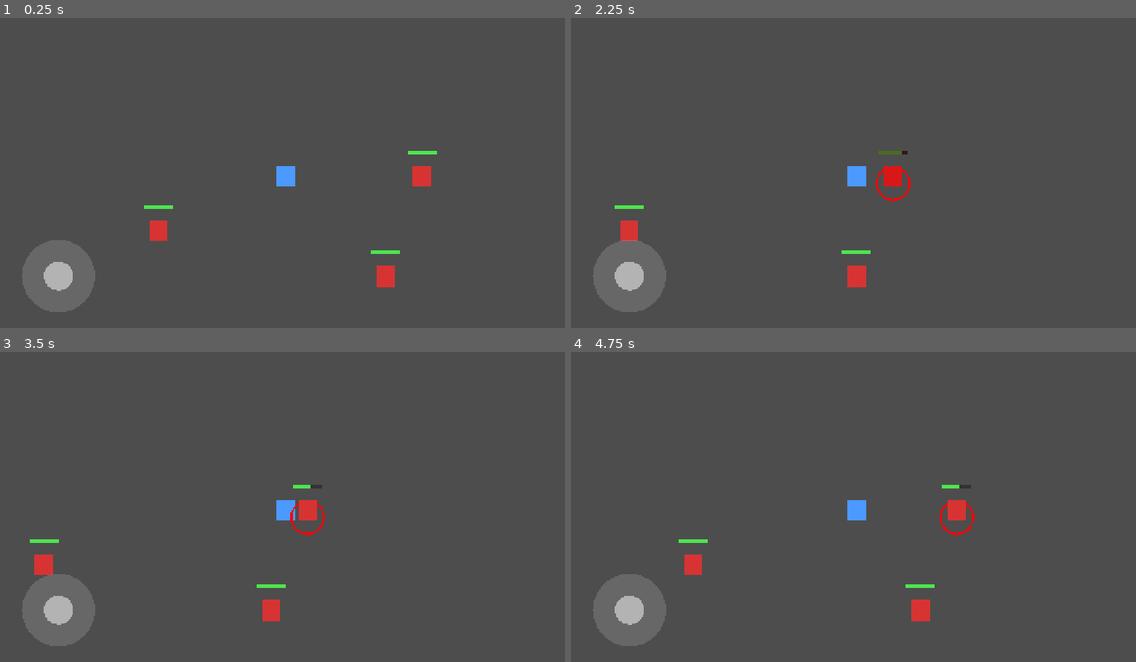
Above: before the commit, frames 1-4 (two rows, left to right).
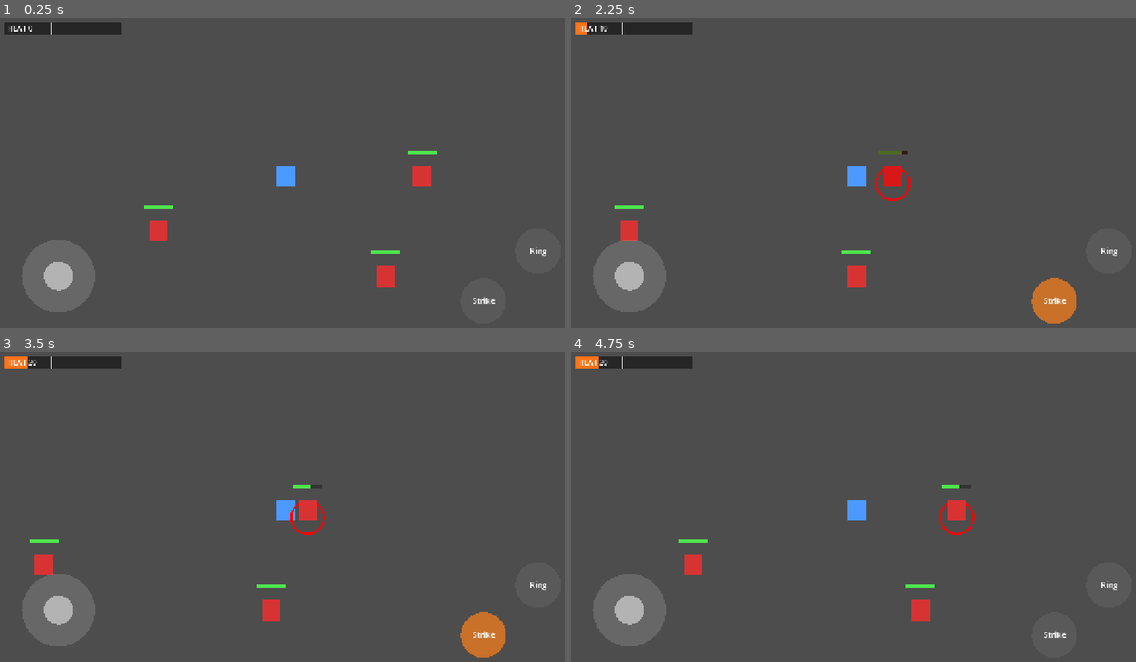
Above: after the commit, the same moments.

Repository: heytylo-png/star-patrol
Game: Godot game, scene res://scenes/main.tscn
Two runs of this game, one before a commit and one after it. Both use one fixed random seed, a clock stepped at 60 frames per second and the inputs below.
Inputs (mouse positions are in pixels of both pictures, inside the frame that each line leads up to):
- Up to frame 1 (0.25 s): no input
- Up to frame 2 (2.25 s): tap Enter at 0.5 s; move the mouse to (983, 160) at 0.52 s; hold D (move_right) 0.53-1.25 s; click (983, 160) at 0.67 s; drag from (740, 191) to (825, 241) at 1.27 s; tap Space at 2 s; move the mouse to (915, 104) at 2.02 s; hold D (move_right) from 2.03 s (still down); click (915, 104) at 2.17 s
- Up to frame 3 (3.5 s): release D (move_right) at 2.75 s; tap Enter at 2.75 s; drag from (254, 575) to (113, 460) at 2.77 s
- Up to frame 4 (4.75 s): tap Space at 3.5 s; move the mouse to (1028, 559) at 3.52 s; hold A (move_left) 3.53-4.25 s; click (1028, 559) at 3.67 s; tap 1 (skill_1, bound only after the commit) at 4.15 s; drag from (684, 460) to (768, 429) at 4.27 s

The runs differ from the first frame. In frame 1, 0.9% of the frame differs, in the area x 0-97%, y 1-93%; in frame 2, 1.8%; in frame 3, 1.8%, in the area x 0-97%, y 1-99%; in frame 4, 0.9%.

Commit message:
Add Flame Warden: Heat gauge, Flame Strike and Ember Ring
- FlameWarden extends Player; Player gains skill hooks for future classes
- Heat builds from attacks, cools after 3 s out of combat
- Flame Strike: 25 damage on target, +25 Heat, 4 s cooldown
- Ember Ring: 20 damage to enemies within 70 px, costs 40 Heat, 6 s cooldown
- HeatBar and SkillButton UI; keys 1 and 2 on a computer
- Enemy ignores damage once it is already dying

Co-Authored-By: Claude Opus 5.5 <noreply@anthropic.com>
Claude-Session: https://claude.ai/code/session_019ZoxFiAo42TsUSjR1Jd1ko

Diff:
--- a/scenes/main.tscn
+++ b/scenes/main.tscn
@@ -1,9 +1,11 @@
-[gd_scene load_steps=6 format=3]
+[gd_scene load_steps=8 format=3]
 
 [ext_resource type="Script" path="res://scripts/main.gd" id="1_main"]
-[ext_resource type="Script" path="res://scripts/player.gd" id="2_player"]
 [ext_resource type="Script" path="res://scripts/enemy.gd" id="3_enemy"]
 [ext_resource type="Script" path="res://scripts/virtual_joystick.gd" id="4_joystick"]
+[ext_resource type="Script" path="res://scripts/flame_warden.gd" id="5_warden"]
+[ext_resource type="Script" path="res://scripts/heat_bar.gd" id="6_heat"]
+[ext_resource type="Script" path="res://scripts/skill_button.gd" id="7_skill"]
 
 [sub_resource type="CircleShape2D" id="CircleShape2D_body"]
 radius = 12.0
@@ -14,7 +16,7 @@
 
 [node name="Player" type="CharacterBody2D" parent="." node_paths=PackedStringArray("joystick")]
 motion_mode = 1
-script = ExtResource("2_player")
+script = ExtResource("5_warden")
 joystick = NodePath("../UI/Joystick")
 
 [node name="Body" type="Polygon2D" parent="Player"]
@@ -76,3 +78,48 @@
 offset_bottom = -20.0
 grow_vertical = 0
 script = ExtResource("4_joystick")
+
+[node name="HeatBar" type="Control" parent="UI" node_paths=PackedStringArray("player")]
+layout_mode = 3
+anchors_preset = 0
+offset_left = 20.0
+offset_top = 20.0
+offset_right = 280.0
+offset_bottom = 48.0
+script = ExtResource("6_heat")
+player = NodePath("../../Player")
+
+[node name="StrikeButton" type="Control" parent="UI" node_paths=PackedStringArray("player")]
+layout_mode = 3
+anchors_preset = 3
+anchor_left = 1.0
+anchor_top = 1.0
+anchor_right = 1.0
+anchor_bottom = 1.0
+offset_left = -260.0
+offset_top = -140.0
+offset_right = -150.0
+offset_bottom = -30.0
+grow_horizontal = 0
+grow_vertical = 0
+script = ExtResource("7_skill")
+player = NodePath("../../Player")
+label = "Strike"
+
+[node name="RingButton" type="Control" parent="UI" node_paths=PackedStringArray("player")]
+layout_mode = 3
+anchors_preset = 3
+anchor_left = 1.0
+anchor_top = 1.0
+anchor_right = 1.0
+anchor_bottom = 1.0
+offset_left = -140.0
+offset_top = -250.0
+offset_right = -30.0
+offset_bottom = -140.0
+grow_horizontal = 0
+grow_vertical = 0
+script = ExtResource("7_skill")
+player = NodePath("../../Player")
+skill_index = 1
+label = "Ring"
--- a/scripts/enemy.gd
+++ b/scripts/enemy.gd
@@ -16,6 +16,8 @@
 
 
 func take_damage(amount: int) -> void:
+	if hp <= 0:
+		return  # Already dying (removal happens at the end of the frame).
 	hp -= amount
 	queue_redraw()
 	_flash()
--- /dev/null
+++ b/scripts/flame_warden.gd
@@ -0,0 +1,114 @@
+class_name FlameWarden
+extends Player
+## Warrior specialization: builds Heat by fighting and spends it on fire skills.
+##
+## Heat (0 to max_heat):
+## - Auto-attacks and Flame Strike add Heat.
+## - After a few seconds without fighting, Heat slowly cools down.
+##
+## Skills:
+## 0. Flame Strike: a heavy hit on your target. Free, builds Heat, short cooldown.
+## 1. Ember Ring: burns every enemy around you. Costs Heat.
+
+@export_group("Heat")
+@export var max_heat: float = 100.0
+@export var heat_per_auto_attack: float = 10.0
+@export var heat_decay_per_second: float = 5.0   ## How fast Heat cools when not fighting.
+@export var heat_decay_delay: float = 3.0        ## Seconds without fighting before Heat cools.
+
+@export_group("Flame Strike")
+@export var strike_damage: int = 25
+@export var strike_heat_gain: float = 25.0
+@export var strike_cooldown: float = 4.0
+
+@export_group("Ember Ring")
+@export var ring_damage: int = 20
+@export var ring_heat_cost: float = 40.0
+@export var ring_radius: float = 70.0            ## Pixels around the player.
+@export var ring_cooldown: float = 6.0
+
+var heat: float = 0.0
+var _cooldowns: Array[float] = [0.0, 0.0]        # Seconds left, per skill.
+var _time_since_combat: float = 0.0
+var _ring_effect: float = 0.0                    # Ember Ring animation, 0 to 1.
+
+
+func _physics_process(delta: float) -> void:
+	super(delta)
+	for i in _cooldowns.size():
+		_cooldowns[i] = maxf(_cooldowns[i] - delta, 0.0)
+	_time_since_combat += delta
+	if _time_since_combat >= heat_decay_delay and heat > 0.0:
+		_set_heat(heat - heat_decay_per_second * delta)
+
+
+func _on_auto_attack_hit(_enemy: Enemy) -> void:
+	_gain_heat(heat_per_auto_attack)
+
+
+func use_skill(index: int) -> void:
+	if not can_use_skill(index):
+		return
+	match index:
+		0:
+			_flame_strike()
+		1:
+			_ember_ring()
+
+
+func can_use_skill(index: int) -> bool:
+	if index < 0 or index >= _cooldowns.size() or _cooldowns[index] > 0.0:
+		return false
+	match index:
+		0:
+			return has_target_in_range()
+		1:
+			return heat >= ring_heat_cost
+	return false
+
+
+func skill_cooldown_ratio(index: int) -> float:
+	if index < 0 or index >= _cooldowns.size():
+		return 0.0
+	var total: float = strike_cooldown if index == 0 else ring_cooldown
+	return _cooldowns[index] / total if total > 0.0 else 0.0
+
+
+func _flame_strike() -> void:
+	_cooldowns[0] = strike_cooldown
+	target.take_damage(strike_damage)
+	_gain_heat(strike_heat_gain)
+
+
+func _ember_ring() -> void:
+	_cooldowns[1] = ring_cooldown
+	_set_heat(heat - ring_heat_cost)
+	_time_since_combat = 0.0
+	for node in get_tree().get_nodes_in_group("enemies"):
+		var enemy := node as Enemy
+		if enemy and global_position.distance_to(enemy.global_position) <= ring_radius:
+			enemy.take_damage(ring_damage)
+	# Expanding fire ring, drawn in _draw().
+	var tween := create_tween()
+	tween.tween_method(_set_ring_effect, 0.0, 1.0, 0.35)
+	tween.tween_callback(_set_ring_effect.bind(0.0))
+
+
+func _gain_heat(amount: float) -> void:
+	_time_since_combat = 0.0
+	_set_heat(heat + amount)
+
+
+func _set_heat(value: float) -> void:
+	heat = clampf(value, 0.0, max_heat)
+
+
+func _set_ring_effect(value: float) -> void:
+	_ring_effect = value
+	queue_redraw()
+
+
+func _draw() -> void:
+	if _ring_effect > 0.0:
+		var color := Color(1.0, 0.5, 0.1, 1.0 - _ring_effect)
+		draw_arc(Vector2.ZERO, ring_radius * _ring_effect, 0.0, TAU, 48, color, 4.0)
--- /dev/null
+++ b/scripts/heat_bar.gd
@@ -0,0 +1,23 @@
+class_name HeatBar
+extends Control
+## Shows a FlameWarden's Heat. Put it in the UI CanvasLayer, about 260 x 28.
+## The white tick marks how much Heat Ember Ring needs.
+
+@export var player: FlameWarden   ## Drag your Player node here in the Inspector.
+
+
+func _process(_delta: float) -> void:
+	queue_redraw()
+
+
+func _draw() -> void:
+	if player == null:
+		return
+	var fill: float = clampf(player.heat / player.max_heat, 0.0, 1.0)
+	draw_rect(Rect2(Vector2.ZERO, size), Color(0, 0, 0, 0.5))
+	draw_rect(Rect2(Vector2.ZERO, Vector2(size.x * fill, size.y)), Color(1.0, 0.45, 0.1))
+	var tick_x: float = size.x * player.ring_heat_cost / player.max_heat
+	draw_line(Vector2(tick_x, 0), Vector2(tick_x, size.y), Color.WHITE, 2.0)
+	var font := ThemeDB.fallback_font
+	draw_string(font, Vector2(8, size.y - 8), "HEAT %d" % int(player.heat),
+			HORIZONTAL_ALIGNMENT_LEFT, -1, 16, Color.WHITE)
--- a/scripts/main.gd
+++ b/scripts/main.gd
@@ -1,7 +1,8 @@
 extends Node2D
 ## The test scene's root script.
 ## - Taps on an enemy make it the player's target (Inotia-style).
-## - Creates the movement input actions if you haven't set them up yet.
+## - Keys 1 and 2 use the player's skills on a computer.
+## - Creates the movement and skill input actions if you haven't set them up yet.
 
 @export var player: Player          ## Drag your Player node here in the Inspector.
 @export var tap_radius: float = 32.0  ## How close a tap must be to an enemy to select it.
@@ -12,6 +13,10 @@
 
 
 func _unhandled_input(event: InputEvent) -> void:
+	if event.is_action_pressed("skill_1"):
+		player.use_skill(0)
+	elif event.is_action_pressed("skill_2"):
+		player.use_skill(1)
 	# Joystick touches are already marked handled, so they never reach here.
 	if event is InputEventScreenTouch and event.pressed:
 		var world_pos: Vector2 = get_viewport().get_canvas_transform().affine_inverse() * event.position
@@ -35,12 +40,14 @@
 
 
 func _ensure_input_actions() -> void:
-	# Adds move_left/right/up/down with WASD + arrow keys, unless they already exist.
+	# Adds movement (WASD + arrow keys) and skill keys (1, 2), unless they already exist.
 	var keys := {
 		"move_left": [KEY_A, KEY_LEFT],
 		"move_right": [KEY_D, KEY_RIGHT],
 		"move_up": [KEY_W, KEY_UP],
 		"move_down": [KEY_S, KEY_DOWN],
+		"skill_1": [KEY_1],
+		"skill_2": [KEY_2],
 	}
 	for action in keys:
 		if InputMap.has_action(action):
--- a/scripts/player.gd
+++ b/scripts/player.gd
@@ -2,6 +2,7 @@
 extends CharacterBody2D
 ## The player character: moves with the joystick (or D-pad / keyboard),
 ## and auto-attacks whatever enemy is targeted once it's in range.
+## Class specializations (like FlameWarden) extend this script and add skills.
 
 @export var move_speed: float = 120.0      ## Pixels per second.
 @export var attack_range: float = 40.0     ## How close the target must be to hit it.
@@ -44,9 +45,38 @@
 	if not is_instance_valid(target):
 		target = null  # The enemy died and was removed.
 		return
-	if global_position.distance_to(target.global_position) > attack_range:
+	if not has_target_in_range():
 		return  # Too far away: walk closer with the joystick.
 	if _attack_timer > 0.0:
 		return  # Still cooling down.
 	_attack_timer = attack_cooldown
 	target.take_damage(attack_damage)
+	_on_auto_attack_hit(target)
+
+
+func has_target_in_range() -> bool:
+	if target == null or not is_instance_valid(target):
+		return false
+	return global_position.distance_to(target.global_position) <= attack_range
+
+
+# --- Skill hooks. The base player has no skills; specializations override these. ---
+
+## Called after each auto-attack lands.
+func _on_auto_attack_hit(_enemy: Enemy) -> void:
+	pass
+
+
+## Try to use skill number `index` (0 = first skill button).
+func use_skill(_index: int) -> void:
+	pass
+
+
+## Whether skill `index` can be used right now (off cooldown, enough resource, in range).
+func can_use_skill(_index: int) -> bool:
+	return false
+
+
+## How much of skill `index`'s cooldown is left, from 1.0 (just used) to 0.0 (ready).
+func skill_cooldown_ratio(_index: int) -> float:
+	return 0.0
--- /dev/null
+++ b/scripts/skill_button.gd
@@ -0,0 +1,44 @@
+class_name SkillButton
+extends Control
+## Round on-screen skill button. Put it in the UI CanvasLayer, about 110 x 110.
+## Lit up when the skill can be used, grey when it can't, with a dark sweep while cooling down.
+
+@export var player: Player        ## Drag your Player node here in the Inspector.
+@export var skill_index: int = 0  ## 0 = first skill, 1 = second skill.
+@export var label: String = "Skill"
+@export var radius: float = 50.0
+
+
+func _ready() -> void:
+	# We read touches ourselves in _input, like the joystick does.
+	mouse_filter = Control.MOUSE_FILTER_IGNORE
+
+
+func _process(_delta: float) -> void:
+	queue_redraw()
+
+
+func _input(event: InputEvent) -> void:
+	if event is InputEventScreenTouch and event.pressed and _is_inside(event.position):
+		get_viewport().set_input_as_handled()  # So this tap doesn't also target an enemy.
+		if player:
+			player.use_skill(skill_index)
+
+
+func _is_inside(screen_pos: Vector2) -> bool:
+	return screen_pos.distance_to(get_global_rect().get_center()) <= radius
+
+
+func _draw() -> void:
+	var middle: Vector2 = size / 2.0
+	var usable: bool = player != null and player.can_use_skill(skill_index)
+	var fill := Color(1.0, 0.5, 0.1, 0.7) if usable else Color(0.4, 0.4, 0.4, 0.5)
+	draw_circle(middle, radius, fill)
+	var cooldown: float = player.skill_cooldown_ratio(skill_index) if player else 0.0
+	if cooldown > 0.0:
+		draw_arc(middle, radius - 6.0, -PI / 2.0, -PI / 2.0 + TAU * cooldown, 32,
+				Color(0, 0, 0, 0.6), 12.0)
+	var font := ThemeDB.fallback_font
+	var text_size: Vector2 = font.get_string_size(label, HORIZONTAL_ALIGNMENT_LEFT, -1, 18)
+	draw_string(font, middle + Vector2(-text_size.x / 2.0, 6.0), label,
+			HORIZONTAL_ALIGNMENT_LEFT, -1, 18, Color.WHITE)
Not shown, changed: docs/SETUP.md
